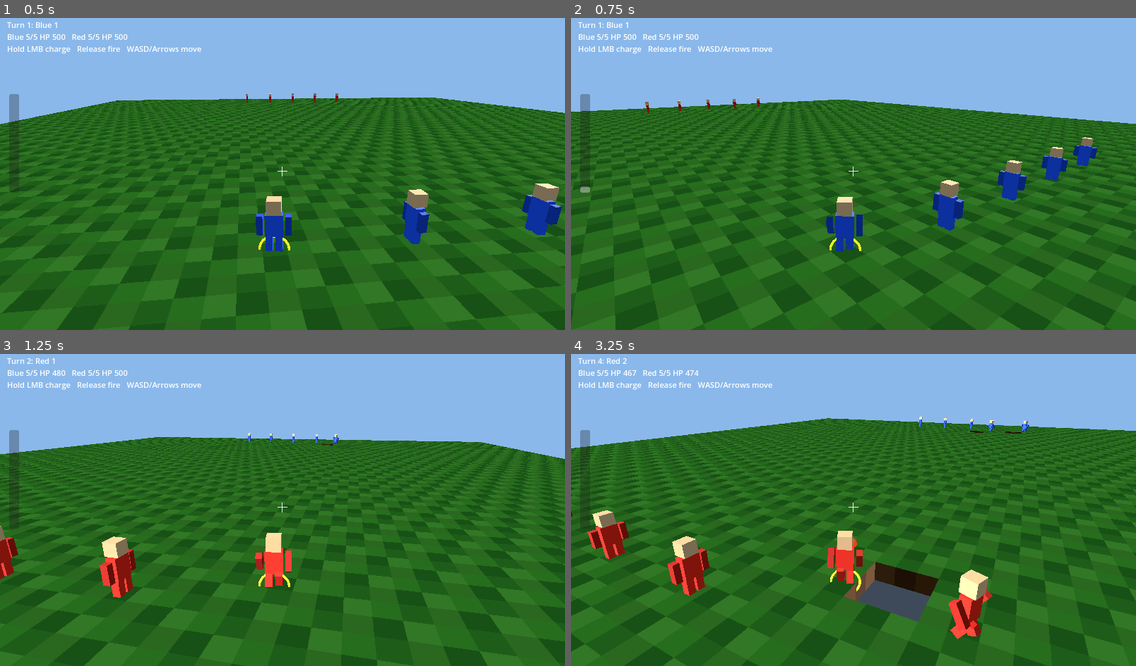
Above: before the commit, frames 1-4 (two rows, left to right).
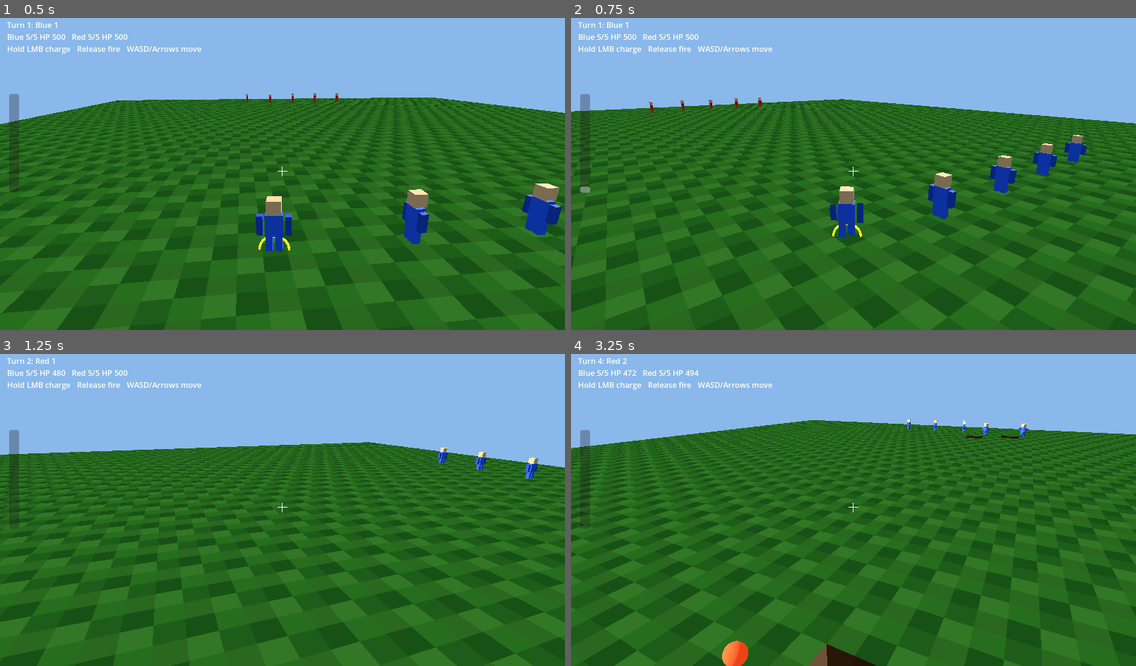
Above: after the commit, the same moments.

Repository: rtcoder/TerraBlast
Game: Godot game, scene res://scenes/debug/VoxelDebug.tscn
Same seed, same stepped clock (60 frames per second), same inputs: the game is played once before the commit and once after it.
Inputs (mouse positions are in pixels of both pictures, inside the frame that each line leads up to):
- Up to frame 1 (0.5 s): no input
- Up to frame 2 (0.75 s): tap Enter at 0.5 s; move the mouse to (881, 170) at 0.52 s; hold W from 0.53 s (still down); click (881, 170) at 0.67 s
- Up to frame 3 (1.25 s): keep holding W; tap Space at 0.77 s
- Up to frame 4 (3.25 s): keep holding W; move the mouse to (825, 510) at 1.27 s; click (825, 510) at 1.42 s; tap Space at 1.52, 3.02 s; move the mouse to (864, 500) at 2.02 s; click (864, 500) at 2.17 s; move the mouse to (847, 513) at 2.77 s; click (847, 513) at 2.92 s

Frame 1 is identical in both runs. In frame 2, 28% of the frame differs, in the area x 0-100%, y 25-100%; in frame 3, 20%; in frame 4, 26%.

Commit message:
Smooth debug camera player transitions

Diff:
--- a/game/scripts/client/debug/voxel_debug.gd
+++ b/game/scripts/client/debug/voxel_debug.gd
@@ -18,6 +18,13 @@
 var camera_distance := 11.0
 var camera_height := 3.4
 var camera_side_offset := 0.8
+var camera_ground_clearance := 0.35
+var camera_ground_probe_steps := 32
+var camera_focus_position := Vector3.ZERO
+var camera_visual_yaw := orbit_yaw
+var camera_transition_initialized := false
+var camera_focus_transition_speed := 2.8
+var camera_yaw_transition_speed := 3.5
 var move_speed := 8.0
 var jump_speed := 8.5
 var player_gravity := 22.0
@@ -48,6 +55,7 @@
 	_update_shot_charge(delta)
 	_update_active_player_movement(delta)
 	_update_player_nodes()
+	_update_camera_transition(delta)
 	_update_camera_transform()
 
 func _input(event: InputEvent) -> void:
@@ -69,6 +77,7 @@
 
 	if event is InputEventMouseMotion and mouse_look_enabled:
 		orbit_yaw -= event.relative.x * 0.006
+		camera_visual_yaw = orbit_yaw
 		camera_pitch = clampf(camera_pitch - event.relative.y * 0.004, min_camera_pitch, max_camera_pitch)
 		_update_camera_transform()
 
@@ -421,12 +430,46 @@
 		return
 
 	var target: Vector3 = active_player.position + Vector3.UP * camera_height
-	var forward := Vector3(sin(orbit_yaw), 0.0, cos(orbit_yaw)).normalized()
+	_ensure_camera_transition_initialized(target)
+	target = camera_focus_position
+	var forward := Vector3(sin(camera_visual_yaw), 0.0, cos(camera_visual_yaw)).normalized()
 	var right := forward.cross(Vector3.UP).normalized()
 	var camera_position: Vector3 = target - forward * camera_distance + right * camera_side_offset
 	camera_position.y += sin(-camera_pitch) * camera_distance
+	camera_position = _get_ground_limited_camera_position(target, camera_position)
 
 	camera_pivot.position = target
 	camera_pivot.rotation = Vector3.ZERO
 	camera.global_position = camera_position
 	camera.look_at(target + forward * 8.0 + Vector3.UP * camera_pitch * 8.0, Vector3.UP)
+
+func _get_ground_limited_camera_position(target: Vector3, ideal_position: Vector3) -> Vector3:
+	for step in range(camera_ground_probe_steps + 1):
+		var t := 1.0 - (float(step) / float(camera_ground_probe_steps))
+		var candidate := target.lerp(ideal_position, t)
+		if _is_camera_above_ground(candidate):
+			return candidate
+	return target
+
+func _is_camera_above_ground(position: Vector3) -> bool:
+	var ground_y: float = voxel_world.get_surface_y(floori(position.x), floori(position.z))
+	return position.y >= ground_y + camera_ground_clearance
+
+func _update_camera_transition(delta: float) -> void:
+	var active_player: Variant = turn_controller.get_active_player()
+	if active_player == null:
+		return
+
+	var target: Vector3 = active_player.position + Vector3.UP * camera_height
+	_ensure_camera_transition_initialized(target)
+	var focus_weight := clampf(1.0 - exp(-camera_focus_transition_speed * delta), 0.0, 1.0)
+	var yaw_weight := clampf(1.0 - exp(-camera_yaw_transition_speed * delta), 0.0, 1.0)
+	camera_focus_position = camera_focus_position.lerp(target, focus_weight)
+	camera_visual_yaw = lerp_angle(camera_visual_yaw, orbit_yaw, yaw_weight)
+
+func _ensure_camera_transition_initialized(target: Vector3) -> void:
+	if camera_transition_initialized:
+		return
+	camera_focus_position = target
+	camera_visual_yaw = orbit_yaw
+	camera_transition_initialized = true
--- a/game/tests/integration/debug_scene_smoke.gd
+++ b/game/tests/integration/debug_scene_smoke.gd
@@ -182,6 +182,44 @@
 		push_error("Camera pitch should clamp to the expanded downward aiming range")
 		quit(1)
 		return
+	var ground_y: float = voxel_world.get_surface_y(floori(active_player.position.x), floori(active_player.position.z))
+	instance.camera_pitch = instance.max_camera_pitch
+	instance.camera_distance = 11.0
+	instance._update_camera_transform()
+	if camera.global_position.y < ground_y + instance.camera_ground_clearance - 0.01:
+		push_error("Camera should not sink below ground when aiming upward")
+		quit(1)
+		return
+	var horizontal_camera_offset := Vector2(
+		camera.global_position.x - active_player.position.x,
+		camera.global_position.z - active_player.position.z
+	).length()
+	if horizontal_camera_offset >= instance.camera_distance:
+		push_error("Ground-limited camera should move closer to the player's feet")
+		quit(1)
+		return
+	instance.camera_pitch = -0.32
+	instance.camera_distance = 11.0
+	instance._update_camera_transform()
+	instance.turn_controller.complete_turn()
+	instance._face_camera_toward_enemy()
+	var next_player: Variant = instance.turn_controller.get_active_player()
+	var camera_before_transition: Vector3 = camera.global_position
+	instance._update_camera_transition(0.016)
+	instance._update_camera_transform()
+	var distance_from_previous_camera := camera.global_position.distance_to(camera_before_transition)
+	var distance_to_next_player := camera.global_position.distance_to(next_player.position)
+	if distance_to_next_player < 12.0:
+		push_error("Camera should fly toward the next player instead of snapping immediately")
+		quit(1)
+		return
+	if distance_from_previous_camera > 4.0:
+		push_error("Camera transition should start smoothly without a large first-frame jump")
+		quit(1)
+		return
+	active_player = instance.turn_controller.get_active_player()
+	instance.camera_transition_initialized = false
+	instance._update_camera_transform()
 
 	instance.projectile_in_flight = false
 	instance.orbit_yaw = 0.4
